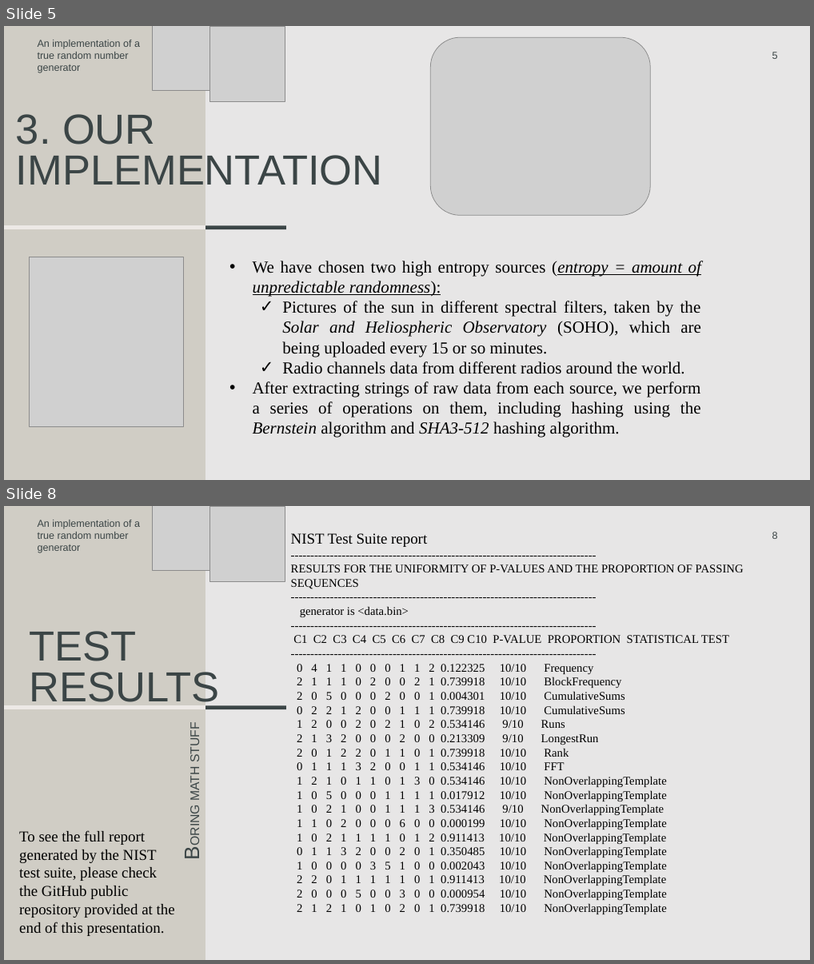
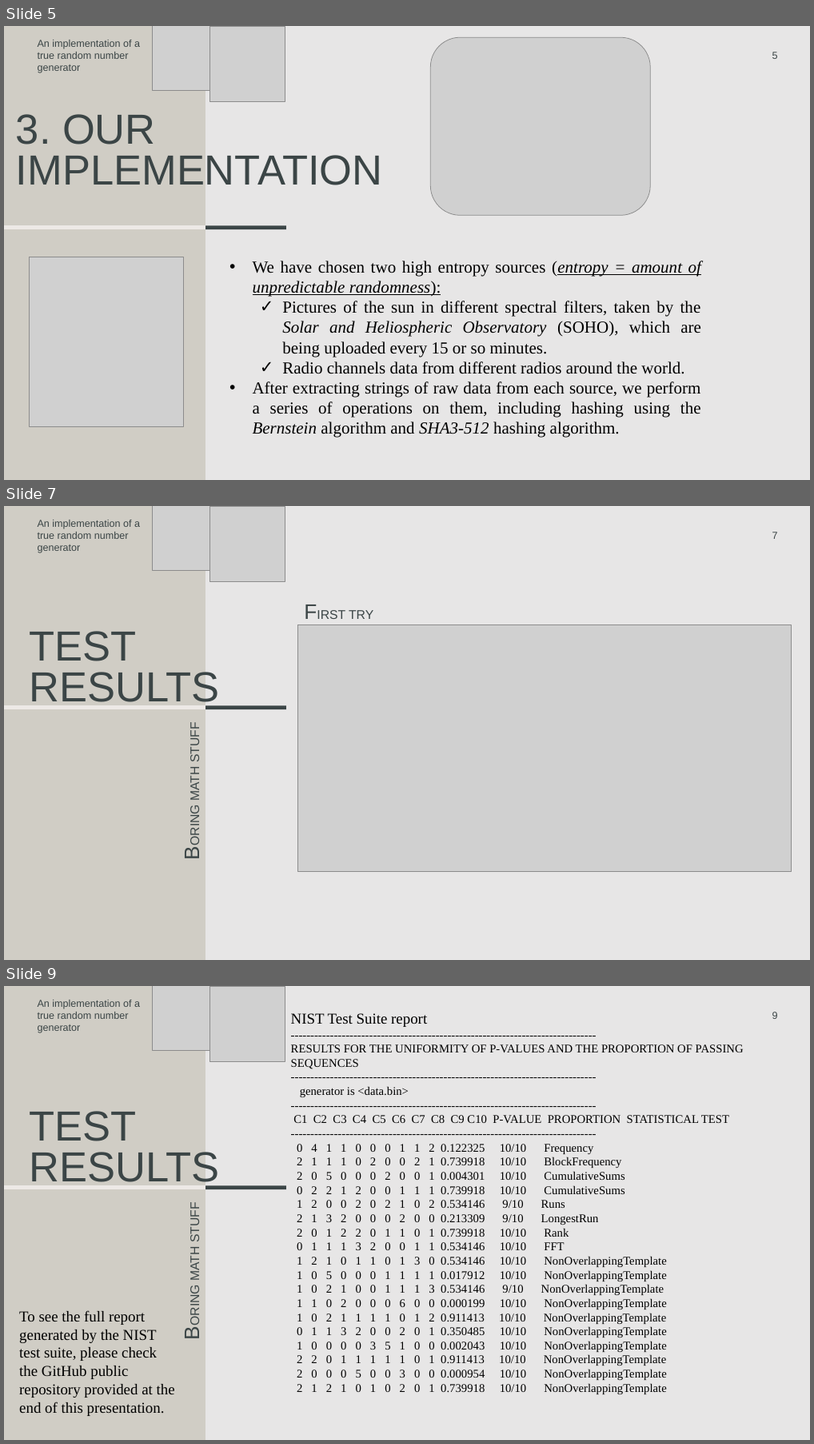
Before and after one commit to FidexEtRatio/RandomNumber, a slide deck: CERC 2025.pptx. Shown one above the other, each under a label of ours: slides 5 and 8 before the commit, slides 5, 7 and 9 after it; the slides between them are not shown. The pictures are 814x964 and 814x1444 pixels, drawn with LibreOffice and Linux fonts; fonts in the diff are those of the drawing; grey boxes stand for pictures. Boxes give left, top, right and bottom in pixels: in the first picture for what was removed or moved away, otherwise in the second. Text is boxed around its words. In the diff, an @@ line names an element or a change of style, - is before the commit and + after.

```diff
--- a/CERC 2025.pptx
+++ b/CERC 2025.pptx
@@ slide 7 added at [4,506,810,960], background #E7E6E6; not listed: 3 template elements that a slide beside it also shows @@
@@ text added at [38,520,140,553], 12 pt, text #3B4546 @@
+An implementation of a true random number generator
@@ picture added at [152,506,214,570] @@
@@ picture added at [210,507,285,582] @@
@@ page number added at [773,532,778,539], 12 pt, text #3B4546 @@
+7
@@ picture added at [298,624,792,872] @@
@@ text added at [349,610,374,619], 15 pt, text #3B4546 @@
+FIRST TRY
@@ text added at [29,631,219,709], 50 pt, text #3B4546 @@
+TEST RESULTS
@@ title added at [188,726,202,800], 15 pt, text #3B4546 @@
+BORING MATH STUFF
@@ what was slide 8 is now slide 9 @@
@@ page number at [773,1012,778,1019]: text changed @@
-8
+9
```
Also in this commit, not shown: 5 slides changed.
